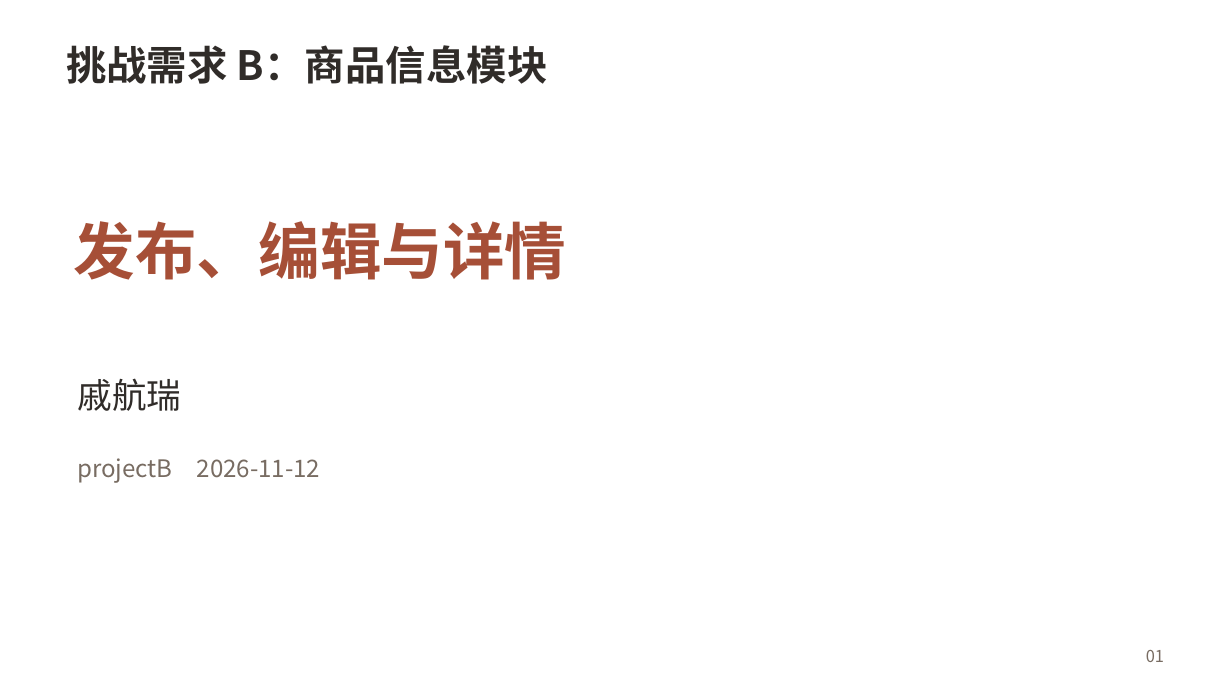
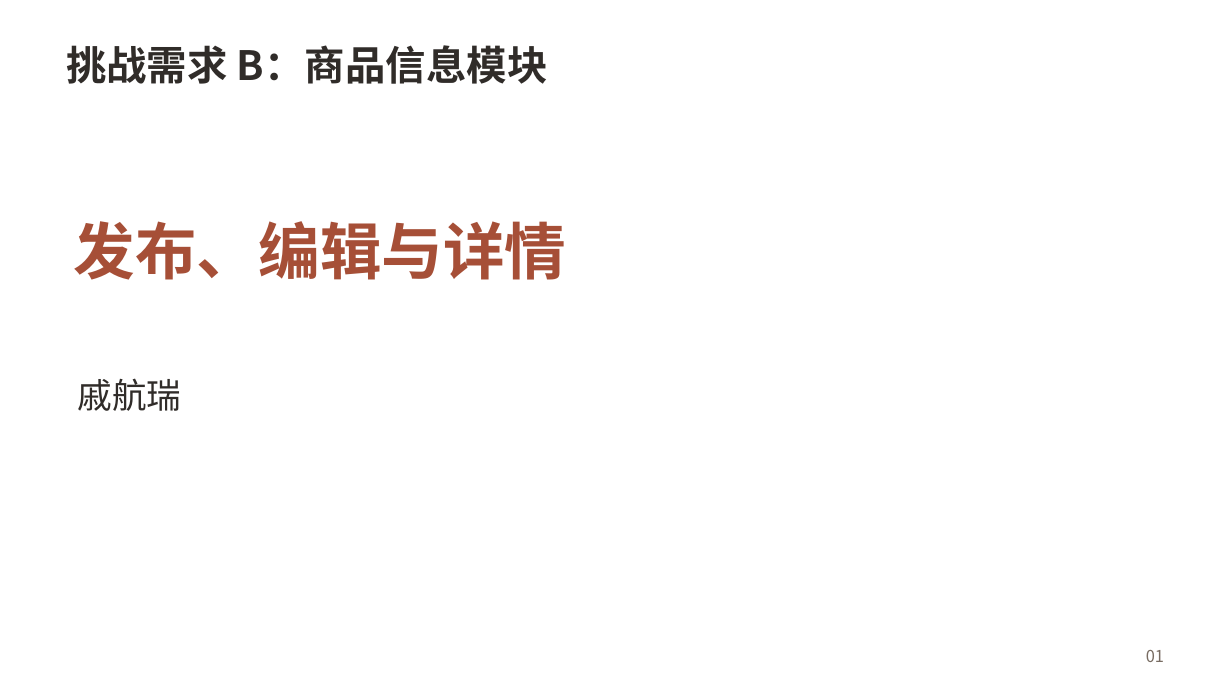
Before and after one commit to hds556/se-course-project, a slide deck: slide 10 of 成果物/第二组第四次阶段性评审报告.pptx (slide 9 before the commit). Drawn at 1232x693 pixels with LibreOffice and Linux fonts; fonts in the diff are those of the drawing. Boxes give left, top, right and bottom in pixels: in the first picture for what was removed or moved away, otherwise in the second. Text is boxed around its words. In the diff, an @@ line names an element or a change of style, - is before the commit and + after.

```diff
--- a/成果物/第二组第四次阶段性评审报告.pptx
+++ b/成果物/第二组第四次阶段性评审报告.pptx
@@ text removed at bbox=[78, 458, 320, 483] @@
-projectB 2026-11-12
```
Also in this commit, not shown: 3 other slides changed, 5 slides added, 1 slide removed.
